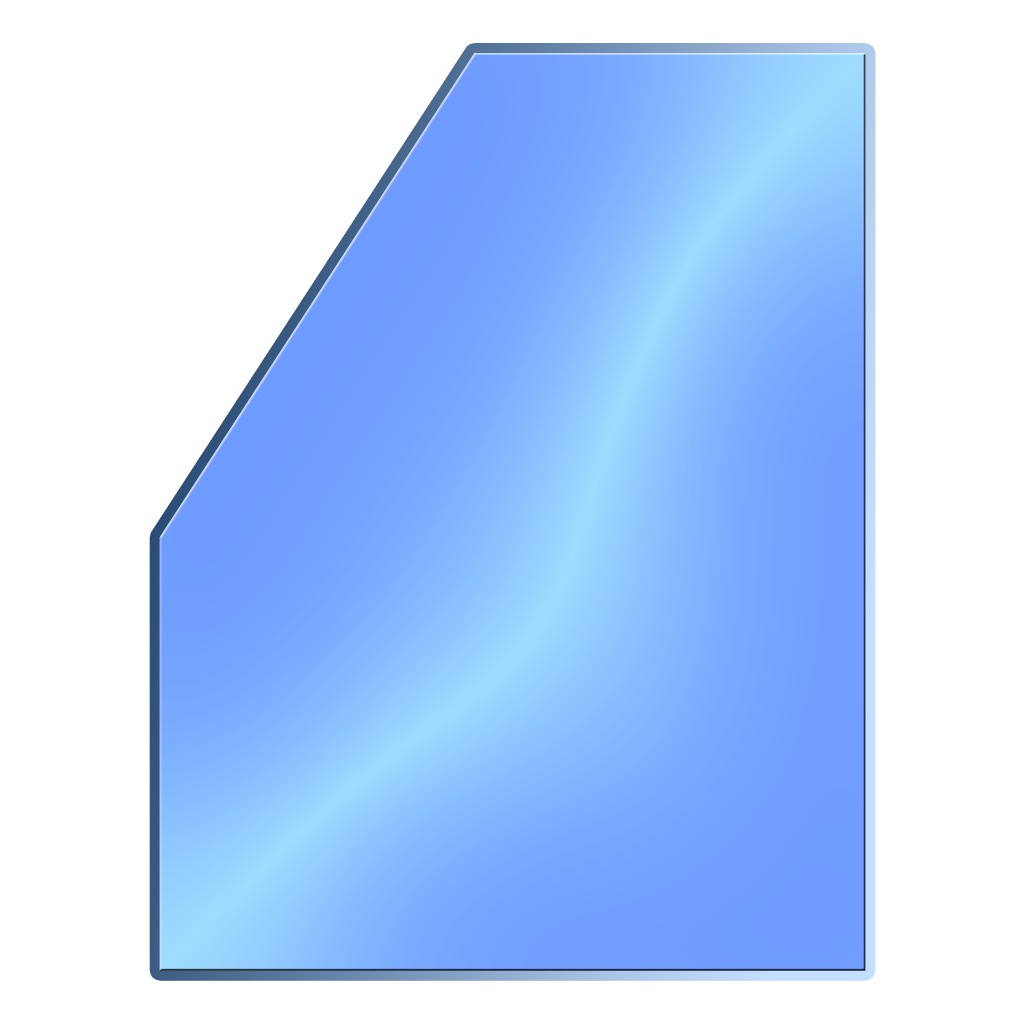
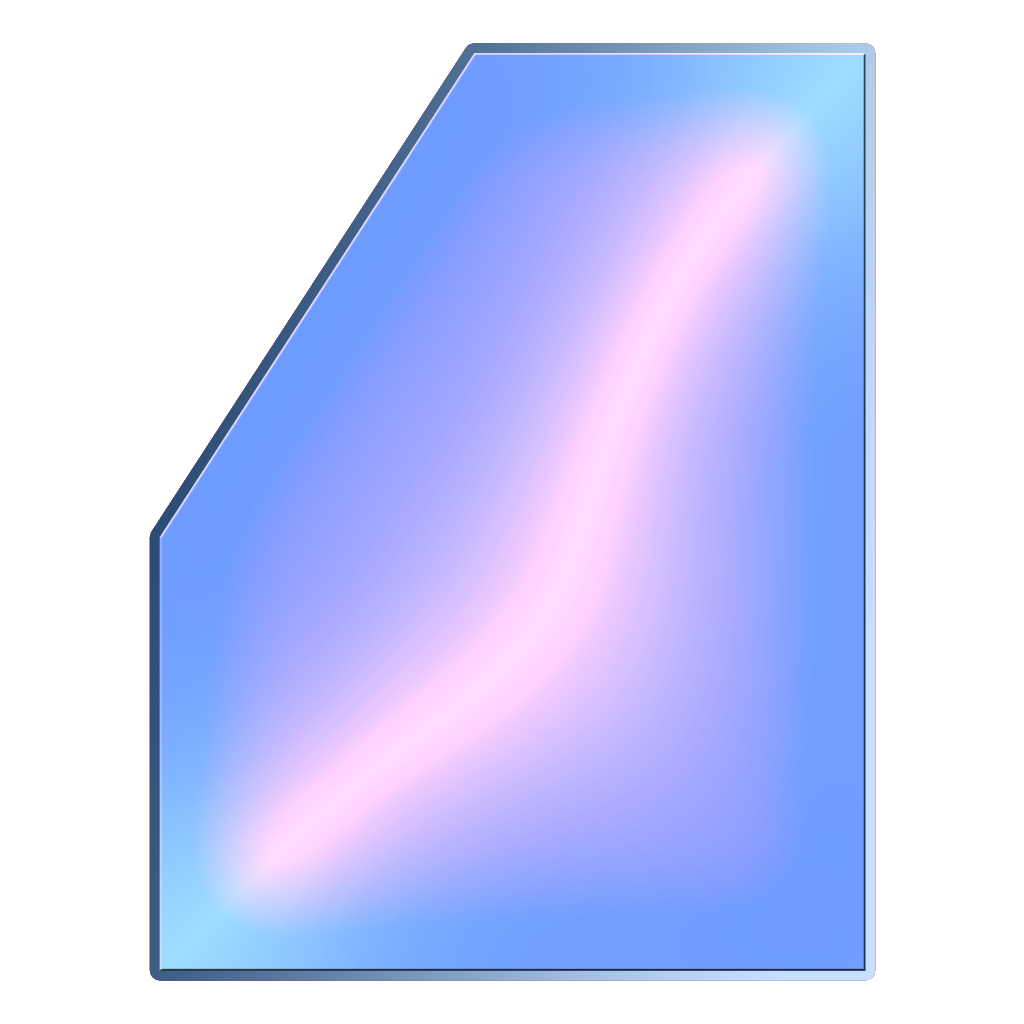
Two versions of the same layered image (1024x1024). Layer-by-layer changes:
removed layer "Shape 5 copy 4" (was overlay) over [159, 53, 866, 971]
removed layer "Shape 5" over [159, 53, 866, 971]
added layer "Layer 1 copy 2" (overlay) above "Layer 1 copy" over [159, 53, 866, 971]
added layer "Layer 1 copy" (luminosity) above "Layer 1" over [159, 53, 866, 971]
added layer "Layer 1" above "Layer 0" over [159, 53, 866, 971]
